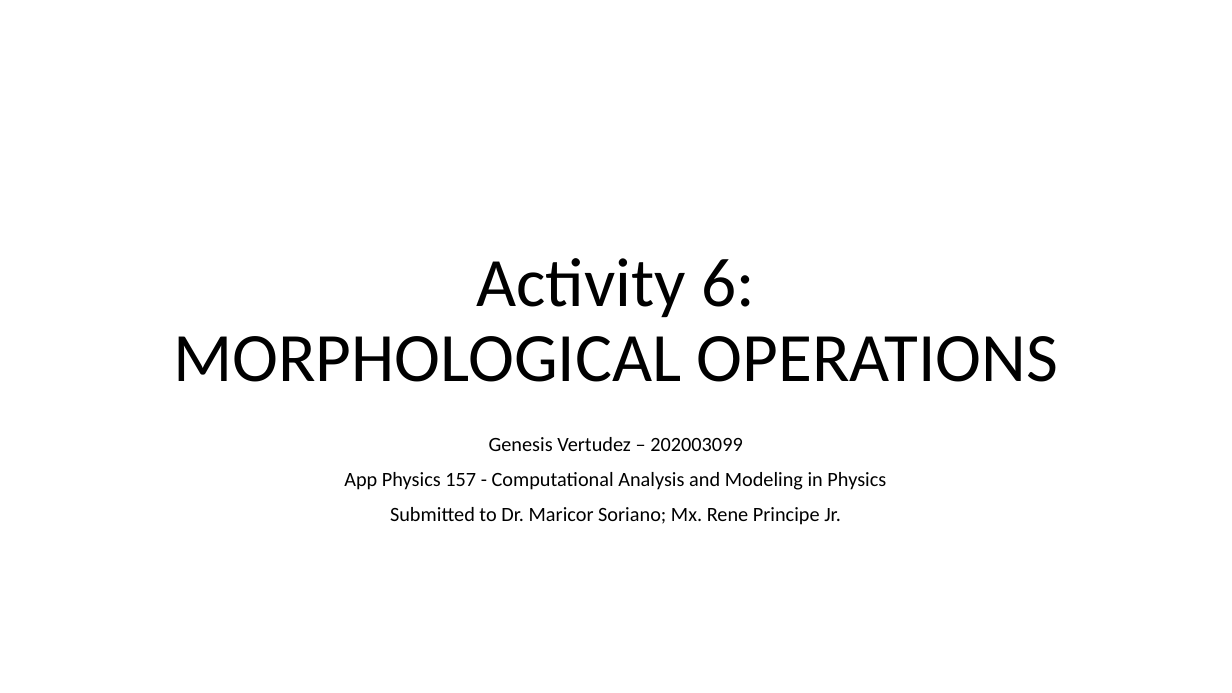
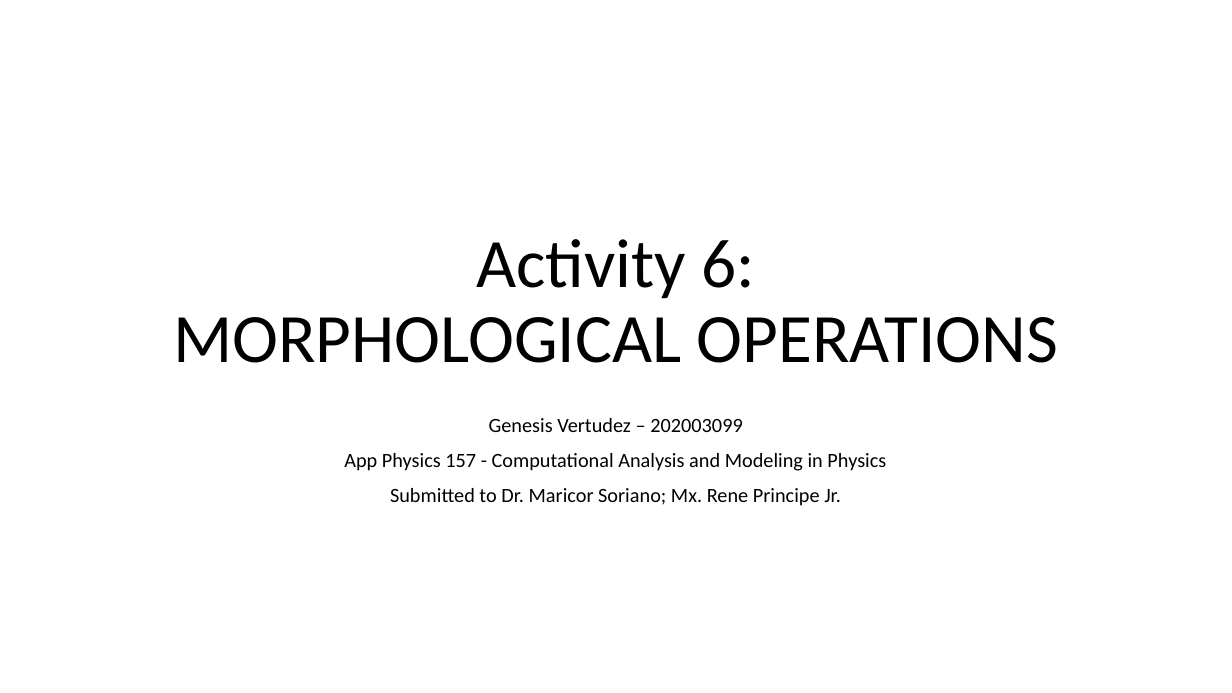
Before and after one commit to genvert/AP_157_FX-2_Vertudez, a slide deck: slide 1 of Activity 06/Vertudez_Activity_6_Report.pptx. Drawn at 1232x693 pixels with LibreOffice and Linux fonts; fonts in the diff are those of the drawing. Boxes give left, top, right and bottom in pixels: in the first picture for what was removed or moved away, otherwise in the second. Text is boxed around its words. In the diff, an @@ line names an element or a change of style, - is before the commit and + after.

```diff
--- a/Activity 06/Vertudez_Activity_6_Report.pptx
+++ b/Activity 06/Vertudez_Activity_6_Report.pptx
@@ title "Activity 6: MORPHOLOGICAL OPERATIONS": place and size @@
-title "Activity 6: MORPHOLOGICAL OPERATIONS" at (173,258,1058,382)
+title "Activity 6: MORPHOLOGICAL OPERATIONS" at (173,239,1058,363)
@@ subtitle "Genesis Vertudez – 202003099": place and size @@
-subtitle "Genesis Vertudez – 202003099" at (344,437,886,525)
+subtitle "Genesis Vertudez – 202003099" at (344,418,886,506)
```
Also in this commit, not shown: 11 other slides changed, 1 slide added, 6 other files.
